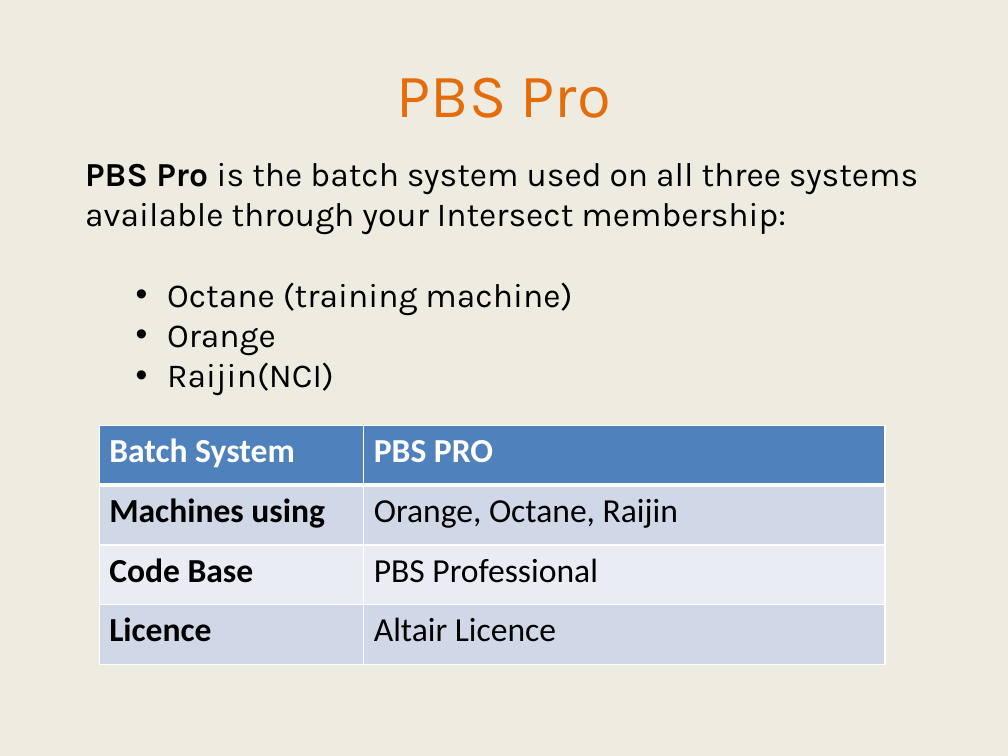
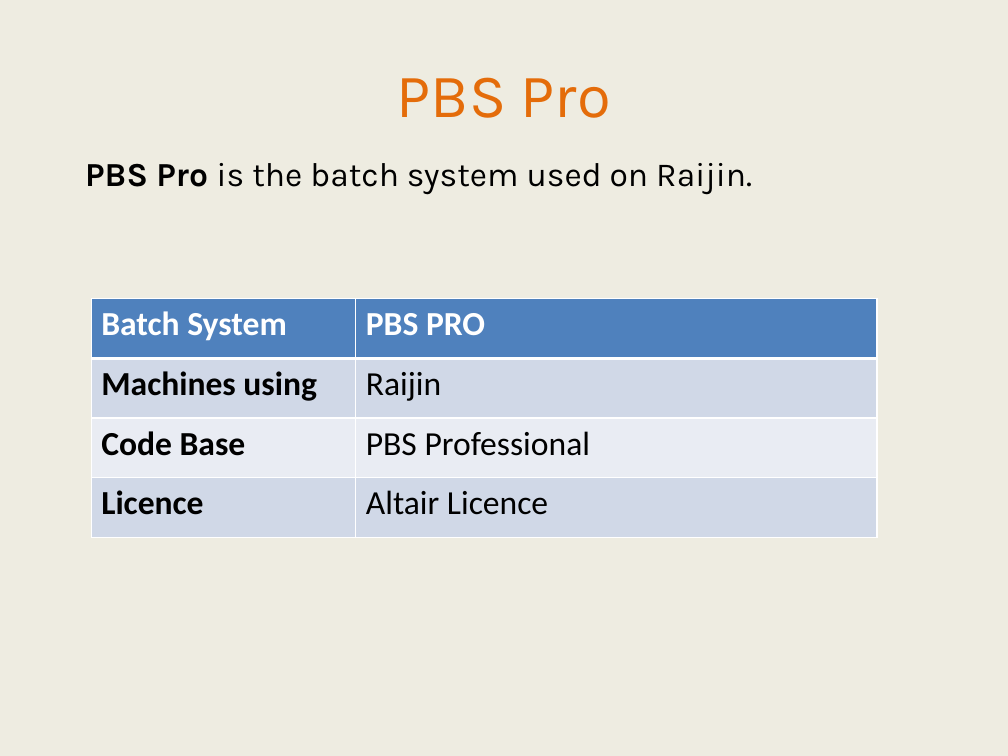
Before and after one commit to IntersectAustralia/TrainingMaterials, a slide deck: slide 14 of hpc1/03 HPC - Slides.pptx. Drawn at 1008x756 pixels with LibreOffice and Linux fonts; fonts in the diff are those of the drawing. Boxes give left, top, right and bottom in pixels: in the first picture for what was removed or moved away, otherwise in the second. Text is boxed around its words. In the diff, an @@ line names an element or a change of style, - is before the commit and + after.

Commit message:
Modified HPC1 slides (both pptx and pdf versions) for Raijin course

```diff
--- a/hpc1/03 HPC - Slides.pptx
+++ b/hpc1/03 HPC - Slides.pptx
@@ text at box(85, 163, 752, 195): text changed @@
-PBS Pro is the batch system used on all three systems available through your Intersect membership:
-  • Octane (training machine)
-  • Orange
-  • Raijin(NCI)
+PBS Pro is the batch system used on Raijin.
@@ table at box(92, 298, 877, 537) @@
-row 2, column 2: Orange, Octane, Raijin
+row 2, column 2: Raijin
@@ table: place and size @@
-table at box(99, 425, 884, 664)
+table at box(92, 298, 877, 537)
```
Also in this commit, not shown: 19 other slides changed, 2 slides added, 10 slides removed, 5 other files.
